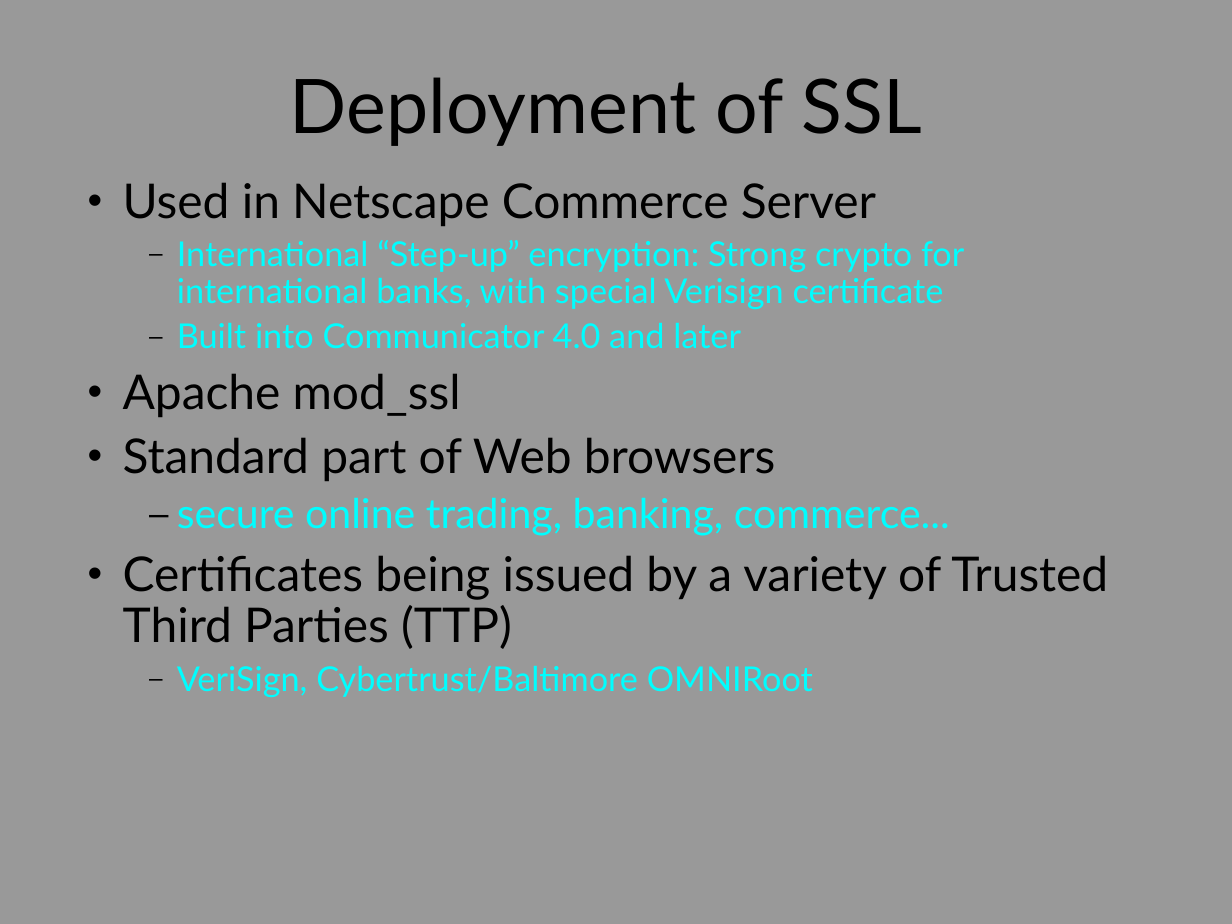
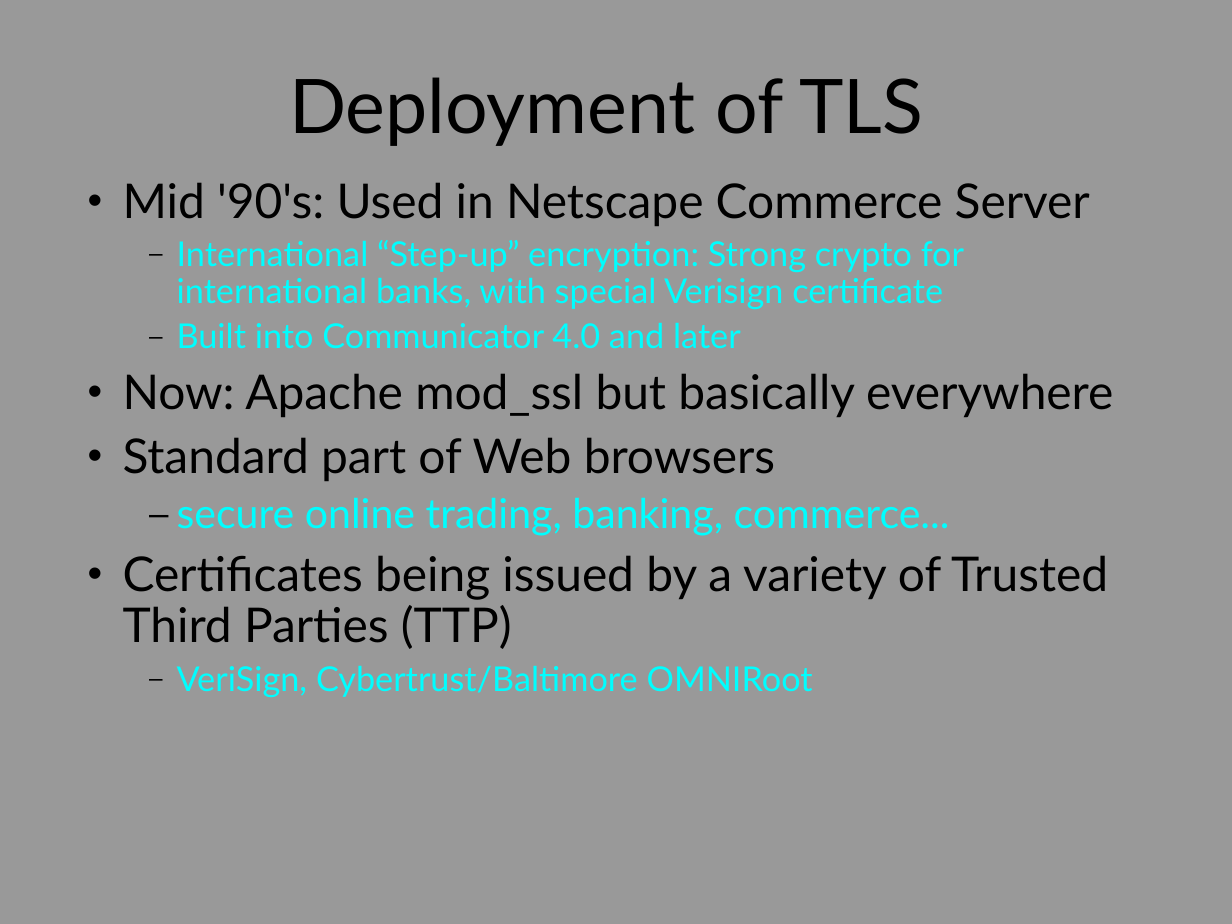
Before and after one commit to sftcd/cs7053, a slide deck: slide 54 of lectures/04-protocols/04-protocols.ppt. Drawn at 1232x924 pixels with LibreOffice and Linux fonts; fonts in the diff are those of the drawing. Boxes give left, top, right and bottom in pixels: in the first picture for what was removed or moved away, otherwise in the second. Text is boxed around its words. In the diff, an @@ line names an element or a change of style, - is before the commit and + after.

```diff
--- a/lectures/04-protocols/04-protocols.ppt
+++ b/lectures/04-protocols/04-protocols.ppt
@@ text at bbox=[289, 77, 923, 146]: text changed @@
-Deployment of SSL
+Deployment of TLS
@@ text at bbox=[123, 182, 1090, 226]: text changed @@
-• Used in Netscape Commerce Server
+• Mid '90's: Used in Netscape Commerce Server
@@ text at bbox=[123, 373, 1113, 417]: text changed @@
-• Apache mod_ssl
+• Now: Apache mod_ssl but basically everywhere
```
Also in this commit, not shown: 8 other slides changed.
